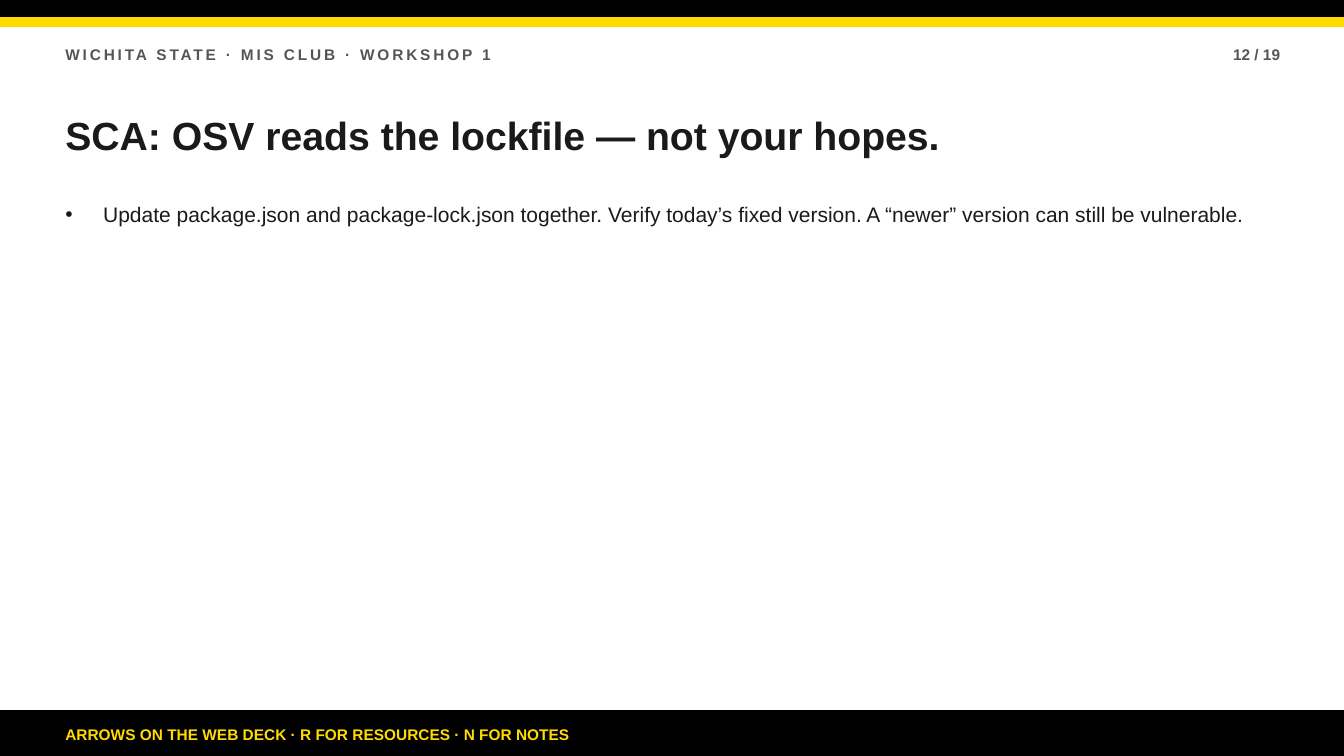
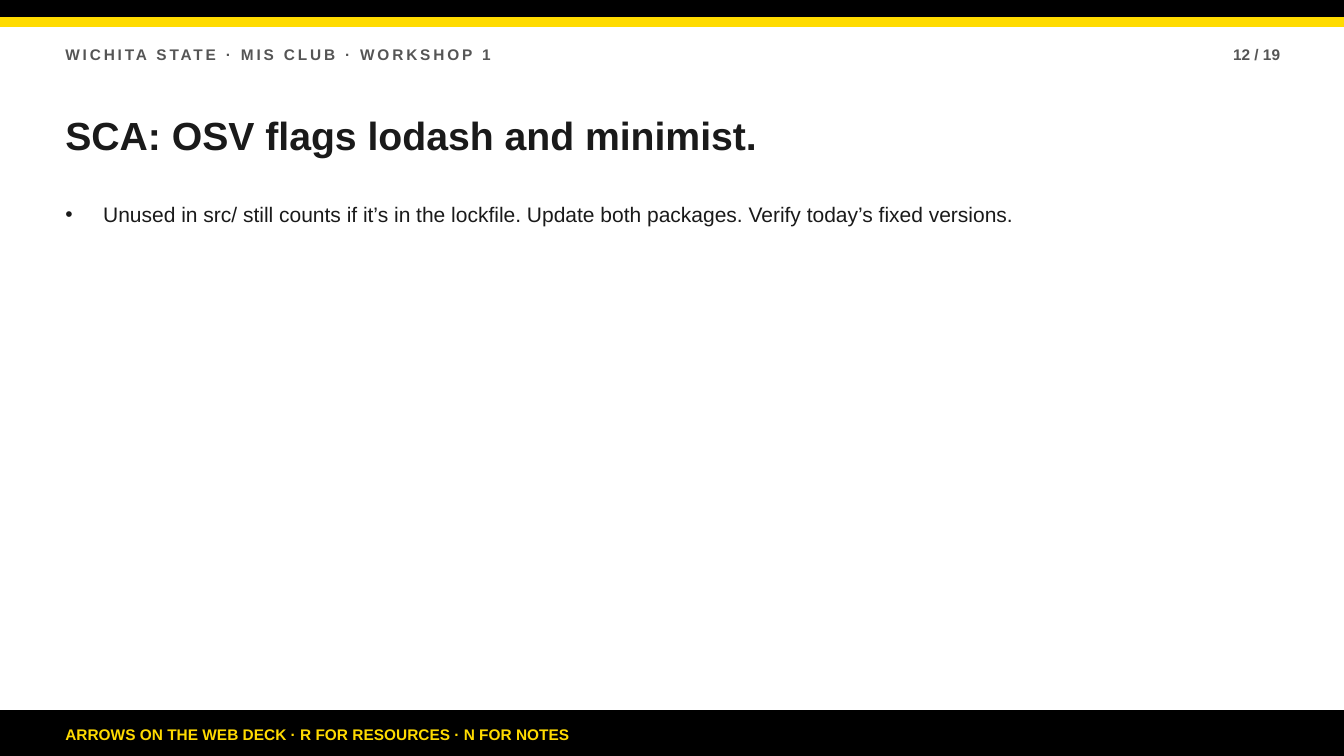
Before and after one commit to bsbcyber/workshop-site, a slide deck: slide 12 of Workshop-2-Secure-Development.pptx. Drawn at 1344x756 pixels with LibreOffice and Linux fonts; fonts in the diff are those of the drawing. Boxes give left, top, right and bottom in pixels: in the first picture for what was removed or moved away, otherwise in the second. Text is boxed around its words. In the diff, an @@ line names an element or a change of style, - is before the commit and + after.

```diff
--- a/Workshop-2-Secure-Development.pptx
+++ b/Workshop-2-Secure-Development.pptx
@@ text at (x1=65, y1=121, x2=757, y2=158): text changed @@
-SCA: OSV reads the lockfile — not your hopes.
+SCA: OSV flags lodash and minimist.
@@ text at (x1=103, y1=206, x2=1013, y2=227): text changed @@
-• Update package.json and package-lock.json together. Verify today’s fixed version. A “newer” version can still be vulnerable.
+• Unused in src/ still counts if it’s in the lockfile. Update both packages. Verify today’s fixed versions.
```
Also in this commit, not shown: 16 other slides changed, 1 slide added, 1 slide removed, 5 other files.
